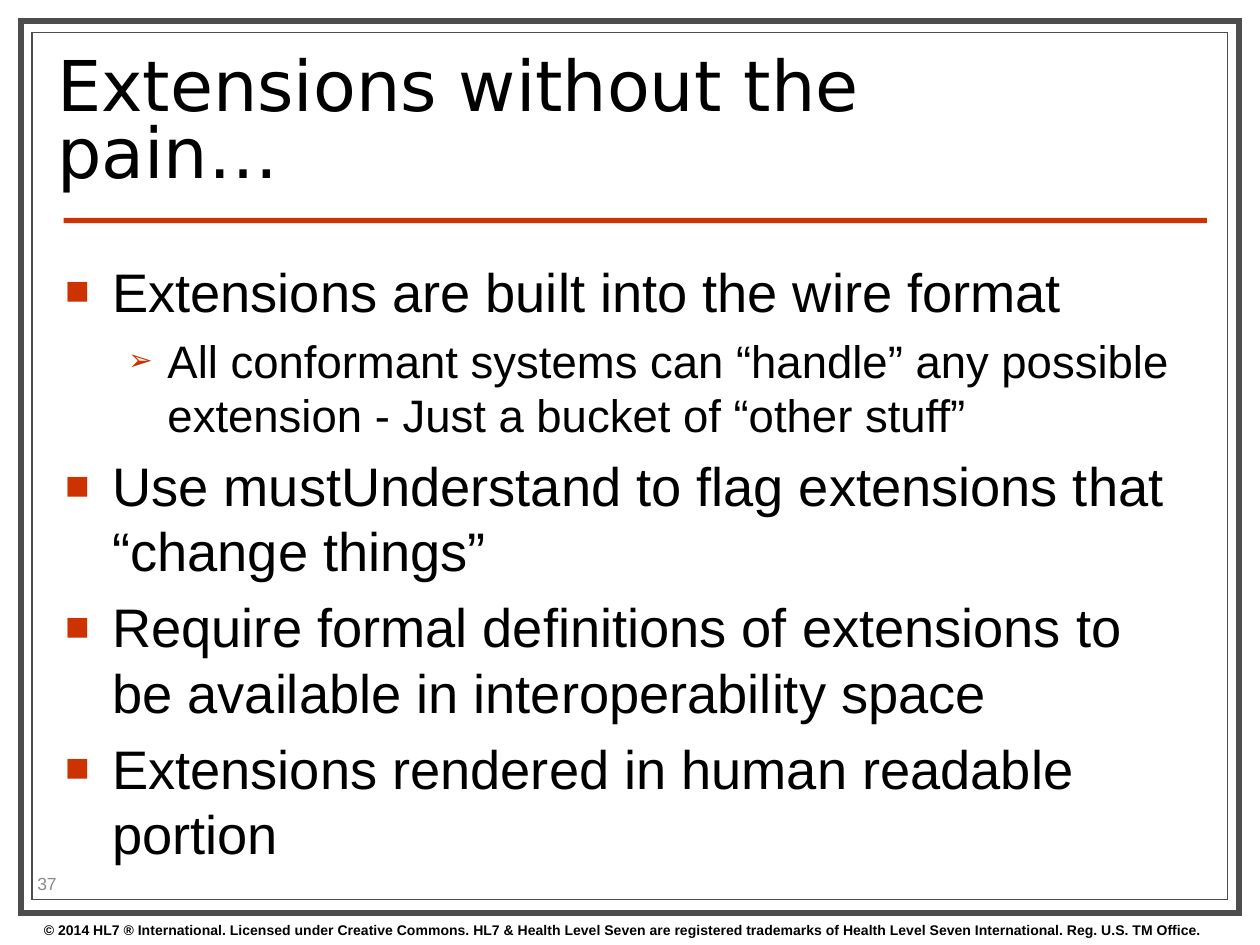
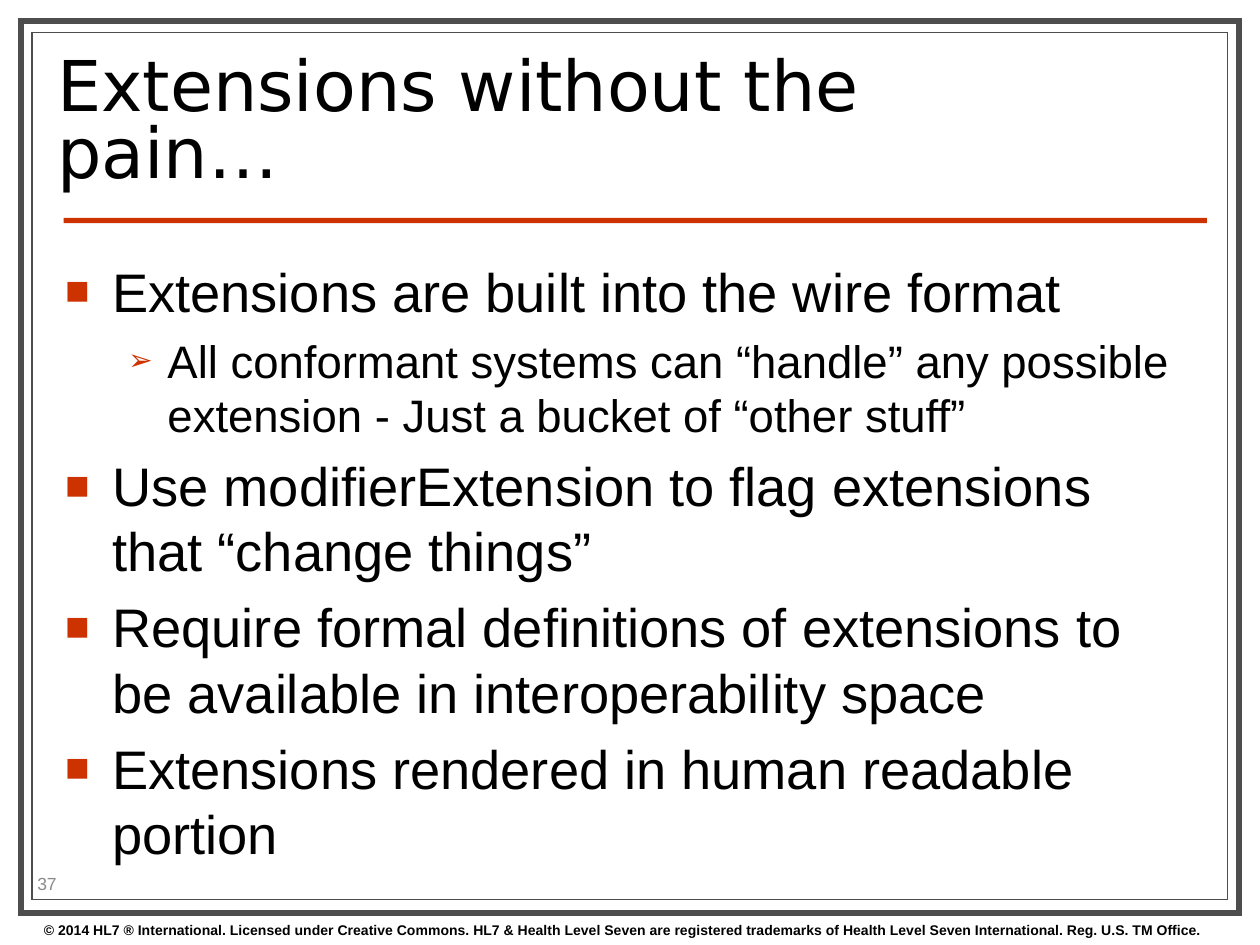
Before and after one commit to kevinpeterson/fhir, a slide deck: slide 37 of presentations/2014-01 Tutorials/Introduction to FHIR.pptx. Drawn at 1260x945 pixels with LibreOffice and Linux fonts; fonts in the diff are those of the drawing; background and template pictures are left out. Boxes give left, top, right and bottom in pixels: in the first picture for what was removed or moved away, otherwise in the second. Text is boxed around its words. In the diff, an @@ line names an element or a change of style, - is before the commit and + after.

```diff
--- a/presentations/2014-01 Tutorials/Introduction to FHIR.pptx
+++ b/presentations/2014-01 Tutorials/Introduction to FHIR.pptx
@@ text at (x1=112, y1=466, x2=1091, y2=582): text changed @@
-■ Use mustUnderstand to flag extensions that “change things”
+■ Use modifierExtension to flag extensions that “change things”
```
Also in this commit, not shown: 4 other slides changed.
